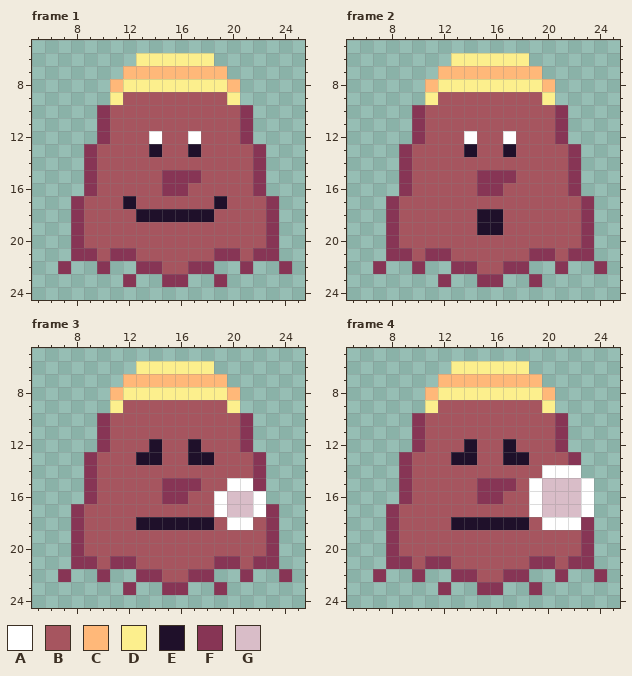
A pixel-art file gets an edit: actors/mole/mole.aseprite. Above: the version before the commit.
32x32 pixels, 4 frames. Shown: frame 1: x 5..25, y 5..24; frame 2: x 5..25, y 5..24; frame 3: x 5..25, y 5..24; frame 4: x 5..25, y 5..24. The commit also changed other frames, which this record leaves out.
Palette (. is transparent): A #ffffff  B #a6555f  C #ffb879  D #fcef8d  E #1f102a  F #873555  G #d9bdc8
And afterwards:
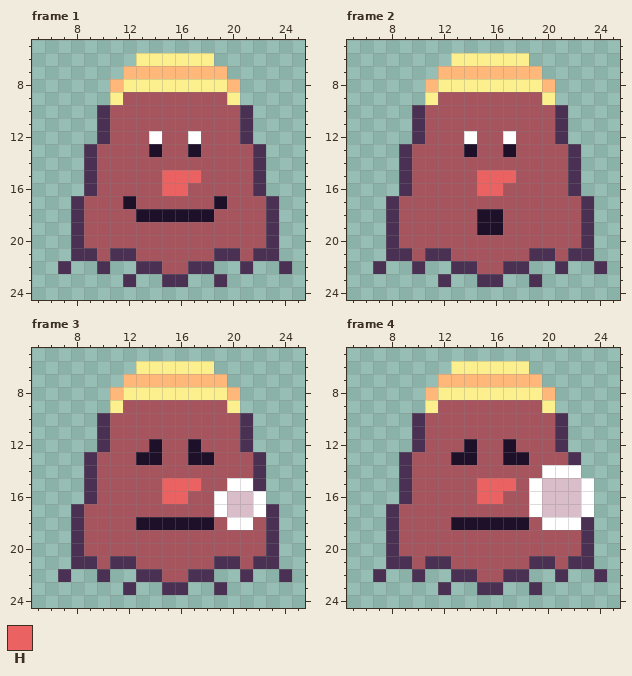
Colours new in this view: H #ea6262
Changes in this commit:
{"colour":"F","old":"#873555","new":"#4a3052"}
{"where": "frame 1"}
{"frame":1,"y":15,"x":15,"old":"FFF","new":"HHH"}
{"frame":1,"y":16,"x":15,"old":"FF","new":"HH"}
{"where": "frame 2"}
{"frame":2,"y":15,"x":15,"old":"FFF","new":"HHH"}
{"frame":2,"y":16,"x":15,"old":"FF","new":"HH"}
{"where": "frame 3"}
{"frame":3,"y":15,"x":15,"old":"FFF","new":"HHH"}
{"frame":3,"y":16,"x":15,"old":"FF","new":"HH"}
{"where": "frame 4"}
{"frame":4,"y":15,"x":15,"old":"FFF","new":"HHH"}
{"frame":4,"y":16,"x":15,"old":"FF","new":"HH"}
{"label":"changed","picture_box":[58,105,292,287]}
{"label":"changed","picture_box":[373,105,607,287]}
{"label":"changed","picture_box":[58,413,292,595]}
{"label":"changed","picture_box":[373,413,607,595]}
